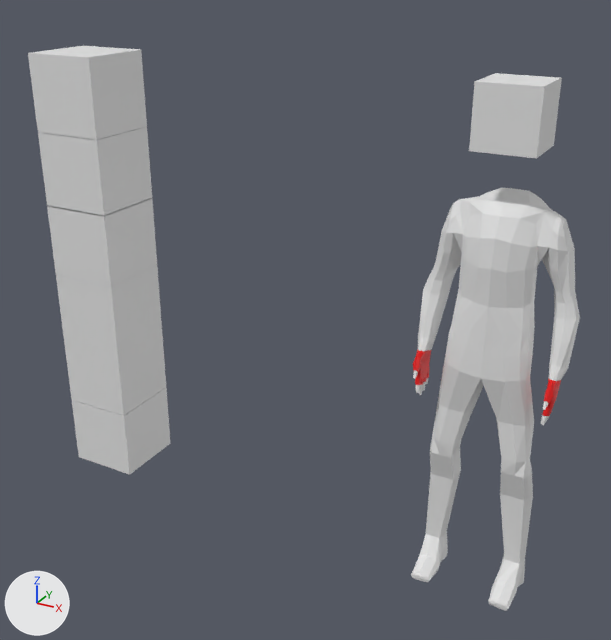
What one commit did to the Blender file AT01/LeviKetchum.blend.
Both versions are drawn from a 50 mm lens placed at (1.17, -4.34, 3.64), pointed at (-1.21, 0.0, 1.48). Lighting does not change. The marker at lower left points along +X, +Y and +Z.
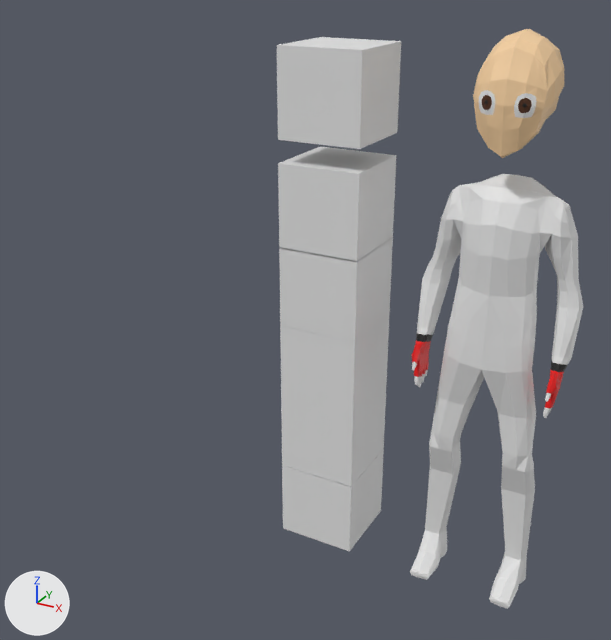
Changed parts and their boxes [x1, y1, x2, y2] in the pictures (611 x 640 px):
'Cube', reshaped, moved, rescaled: before [411, 188, 580, 611]; after [410, 174, 583, 609]
'Cube.001', moved: before [28, 46, 147, 140]; after [277, 37, 401, 149]
'Cube.002', moved: before [38, 126, 152, 215]; after [278, 147, 396, 262]
'Cube.003', moved: before [47, 198, 157, 287]; after [279, 238, 393, 343]
'Cube.004', moved: before [56, 265, 162, 353]; after [280, 313, 390, 417]
'Cube.005', moved: before [64, 328, 166, 416]; after [281, 383, 387, 486]
'Cube.006', moved: before [72, 388, 171, 475]; after [282, 449, 384, 551]
'Cube.007', reshaped, moved, turned, rescaled, modifiers changed: before [469, 73, 562, 159]; after [473, 29, 564, 158]
part 1 of me_cube, built on: before [416, 188, 568, 390]; after [415, 174, 571, 381]

The change, as a diff of the scene's bpy script:
```diff
--- a/AT01/LeviKetchum.blend.py
+++ b/AT01/LeviKetchum.blend.py
@@ me_cube @@
 # used by ob_cube; location = (0.0, 0.0, 2.098); scale = (0.149, 0.186, 0.17)
-me_cube.from_pydata(...)  # 679 vertices, 602 faces; spans x 0.0..2.98, y -1.36..1.02, z -12.58..2.06
+me_cube.from_pydata(...)  # 699 vertices, 622 faces; spans x 0.0..2.98, y -1.36..1.02, z -12.58..2.06
+# me_cube part 1
+# 3 vertices in x 0.0..0.91, y 0.51..0.88, z -2.08..0.61 move by (0.0, 0.05, 0.0)
+# 3 vertices in x 0.39..0.41, y 0.64..0.76, z -1.24..0.73 move by (0.0, 0.17, 0.0)
+# 3 vertices in x 2.35..2.36, y -0.6..-0.33, z -3.64..-3.48 move by (-0.01, 0.0, 0.0)
+# 21 vertices move from x 0.0..2.75, y -0.59..0.96, z -3.6..2.06 to x 0.0..2.77, y -0.59..1.02, z -3.61..2.06
+# 20 vertices are added at x 2.27..2.85, y -0.63..-0.02, z -3.48..-3.24
+# 20 new faces join them, mat_clove_rim (black #000000)
 me_cube.materials.append(mat_material)
 me_cube.materials.append(mat_gloves)
+me_cube.materials.append(mat_clove_rim)  # black #000000
@@ me_cube_011 @@
 # used by ob_cube_007; location = (0.0, 0.0, 2.871); scale = (0.172, 0.172, 0.172)
-me_cube_011.from_pydata(...)  # 8 vertices, 6 faces; spans x -1.0..1.0, y -1.0..1.0, z -1.0..1.0
+me_cube_011.from_pydata(...)  # 123 vertices, 96 faces; spans x 0.0..2.45, y -1.46..1.47, z -3.06..4.17
+# me_cube_011 part 2: the whole mesh is rebuilt
+me_cube_011.materials.append(mat_puple)  # black #000000
+me_cube_011.materials.append(mat_brown_eye)  # brown #5c3924
+me_cube_011.materials.append(mat_white_eye)  # white #e7e7e7
+me_cube_011.materials.append(mat_skin)  # beige #f9d3a3
@@ ob_cube @@
 ob_cube = bpy.data.objects.new('Cube', me_cube)
-ob_cube.location = (0.0, 0.0, 2.098)
-ob_cube.scale = (0.149, 0.186, 0.17)
+ob_cube.location = (0.0, 0.0, 2.169)
+ob_cube.scale = (0.153, 0.19, 0.173)
 _m = ob_cube.modifiers.new('Mirror', 'MIRROR')
@@ ob_cube_001 @@
 ob_cube_001 = bpy.data.objects.new('Cube.001', me_cube_001)
-ob_cube_001.location = (-2.842, 0.0, 2.78)
+ob_cube_001.location = (-0.999, 0.0, 2.917)
 ob_cube_001.scale = (0.253, 0.253, 0.253)
@@ ob_cube_002 @@
 ob_cube_002 = bpy.data.objects.new('Cube.002', me_cube_002)
-ob_cube_002.location = (-2.842, 0.0, 2.278)
+ob_cube_002.location = (-0.999, 0.0, 2.278)
 ob_cube_002.scale = (0.253, 0.253, 0.253)
@@ ob_cube_003 @@
 ob_cube_003 = bpy.data.objects.new('Cube.003', me_cube_003)
-ob_cube_003.location = (-2.842, 0.0, 1.781)
+ob_cube_003.location = (-0.999, 0.0, 1.781)
 ob_cube_003.scale = (0.253, 0.253, 0.253)
@@ ob_cube_004 @@
 ob_cube_004 = bpy.data.objects.new('Cube.004', me_cube_004)
-ob_cube_004.location = (-2.842, 0.0, 1.278)
+ob_cube_004.location = (-0.999, 0.0, 1.278)
 ob_cube_004.scale = (0.253, 0.253, 0.253)
@@ ob_cube_005 @@
 ob_cube_005 = bpy.data.objects.new('Cube.005', me_cube_005)
-ob_cube_005.location = (-2.842, 0.0, 0.772)
+ob_cube_005.location = (-0.999, 0.0, 0.772)
 ob_cube_005.scale = (0.253, 0.253, 0.253)
@@ ob_cube_006 @@
 ob_cube_006 = bpy.data.objects.new('Cube.006', me_cube_006)
-ob_cube_006.location = (-2.842, 0.0, 0.263)
+ob_cube_006.location = (-0.999, 0.0, 0.263)
 ob_cube_006.scale = (0.253, 0.253, 0.253)
@@ ob_cube_007 @@
 ob_cube_007 = bpy.data.objects.new('Cube.007', me_cube_011)
-ob_cube_007.location = (0.0, 0.0, 2.871)
-ob_cube_007.scale = (0.172, 0.172, 0.172)
+ob_cube_007.location = (0.0, 0.019, 2.926)
+ob_cube_007.rotation_euler = (-0.0937, 0.0, 0.0)  # degrees (-5.4, 0, 0)
+ob_cube_007.scale = (0.0854, 0.166, 0.0854)
+_m = ob_cube_007.modifiers.new('Mirror', 'MIRROR')
+_m.use_clip = True
```
